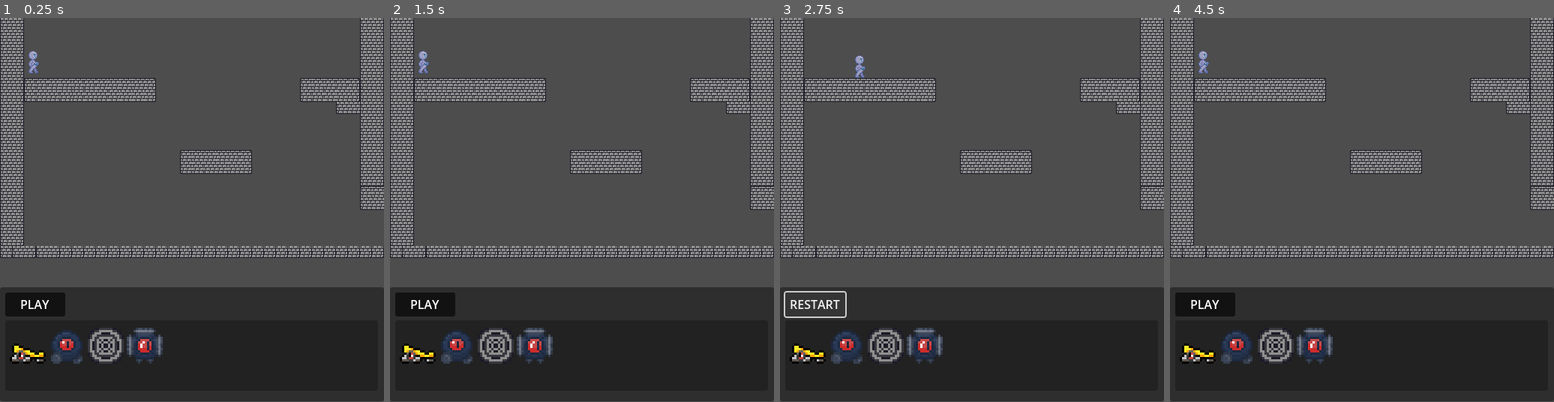
Above: before the commit, frames 1-4 (left to right).
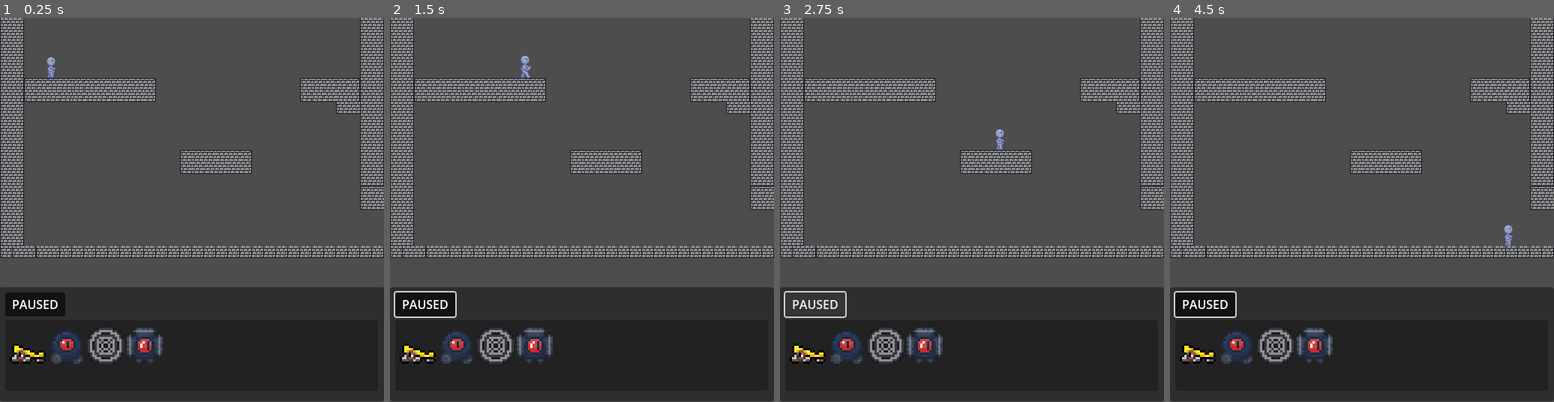
Above: after the commit, the same moments.

Repository: barndles/RolesReversedGMTK
Game: Godot game, scene res://Assets/Player/testLevel.tscn
The game is run twice, just before and just after one commit, with the same random seed, the same clock (stepped at 60 frames per second) and the same inputs. The engine's default icon, where the game draws it, is replaced by a stand-in: a white triangle on a blue panel in a dark square.
Inputs:
- Up to frame 1 (0.25 s): no input
- Up to frame 2 (1.5 s): click "PLAY" (after the commit: "PAUSED") at 0.5 s; click "RESTART" (after the commit: "PAUSED") at 1.25 s
- Up to frame 3 (2.75 s): click "PLAY" (after the commit: "PAUSED") at 2 s
- Up to frame 4 (4.5 s): click "RESTART" (after the commit: "PAUSED") at 2.75 s; click "PLAY" (after the commit: "PAUSED") at 3.5 s; click "RESTART" (after the commit: "PAUSED") at 4.25 s

The runs differ from the first frame. In frame 1, 0.4% of the frame differs, in the area x 3-16%, y 8-76%; in frame 2, 0.6%, in the area x 0-37%, y 8-79%; in frame 3, 0.4%; in frame 4, 0.6%.
Error before the commit: Invalid assignment of property or key 'paused' with value of type 'bool' on a base object of type 'null instance'. (res://Button.gd:8)
Error after the commit: Parse Error: Identifier "Global" not declared in the current scope. (res://flipper.gd:43)

Commit message:
Score system

Diff:
--- a/Button.gd
+++ b/Button.gd
@@ -4,6 +4,7 @@
 func _process(delta):
 	if button_pressed:
 		if self.text == "RESTART":
+			Global.score = 0
 			get_tree().reload_current_scene()
 		get_tree().paused = true
 		self.text = "PLAY"
--- /dev/null
+++ b/Global.gd
@@ -0,0 +1,3 @@
+extends Node
+
+var score: int = 0
--- a/ItemList.gd
+++ b/ItemList.gd
@@ -6,9 +6,11 @@
 const boxSpring = preload("res://Assets/BoxSpring/box_spring.tscn")
 
 var spawnables = [flipper, simpleEnemy, bumper, boxSpring]
+var cost = [150,150,200,200]
 var mouseOnUI = get_node(".").mouseOnUI
 var canSpawn = false
 var mousePos
+
 # Called when the node enters the scene tree for the first time.
 func _ready():
 
@@ -37,6 +39,7 @@
 
 func spawn(selection:int):
 	if canSpawn and get_tree().paused:
+		Global.score -= cost[selection]
 		var spawnedObject = spawnables[selection].instantiate()
 		spawnedObject.global_position = get_global_mouse_position()
 		get_tree().root.get_child(0).add_child(spawnedObject)
--- a/ItemMenu.tscn
+++ b/ItemMenu.tscn
@@ -6,6 +6,7 @@
 [ext_resource type="Texture2D" uid="uid://dyyc63vs22jxc" path="res://Assets/Gears/Gear_Icon.png" id="4_4q37n"]
 [ext_resource type="Script" path="res://Button.gd" id="4_731k0"]
 [ext_resource type="Texture2D" uid="uid://ilwiw682pcgc" path="res://Assets/BoxSpring/BoxSpring_Icon.png" id="5_l2vnw"]
+[ext_resource type="Script" path="res://Score.gd" id="7_l2dsc"]
 
 [node name="Control" type="Control"]
 process_mode = 3
@@ -55,3 +56,11 @@
 item_3/text = ""
 item_3/icon = ExtResource("5_l2vnw")
 script = ExtResource("3_k2y0y")
+
+[node name="Label" type="Label" parent="Panel"]
+layout_mode = 0
+offset_left = 362.0
+offset_top = 10.0
+offset_right = 402.0
+offset_bottom = 33.0
+script = ExtResource("7_l2dsc")
--- /dev/null
+++ b/Score.gd
@@ -0,0 +1,11 @@
+extends Label
+
+
+# Called when the node enters the scene tree for the first time.
+func _ready():
+	pass # Replace with function body.
+
+
+# Called every frame. 'delta' is the elapsed time since the previous frame.
+func _process(delta):
+	text = "Score: " + str(Global.score)
--- a/bouncer.gd
+++ b/bouncer.gd
@@ -22,8 +22,9 @@
 	if bounce_timeout.time_left > 0:
 		return
 
-	target.velocity = dir
+	target.velocity = Vector2(dir.x,dir.y*.5-200)
 	durability -= 1
+	Global.score += 100
 	if durability == 0:
 		queue_free()
 	bounce_timeout.start()
--- a/flipper.gd
+++ b/flipper.gd
@@ -40,6 +40,7 @@
 		body.velocity = Vector2(-100 * transform.get_scale().y,-500)
 		spr.play("flippity")
 		durability -= 1
+		Global.score += 100
 		if durability == 0:
 			queue_free()
 		flip_timeout.start()
--- a/simpleEnemy.tscn
+++ b/simpleEnemy.tscn
@@ -59,4 +59,4 @@
 [node name="Icon" type="AnimatedSprite2D" parent="."]
 sprite_frames = SubResource("SpriteFrames_daf5c")
 animation = &"walk"
-frame_progress = 0.455433
+frame_progress = 0.0734008
Not shown: 1 places in ItemMenu.tscn that only renumber resources
